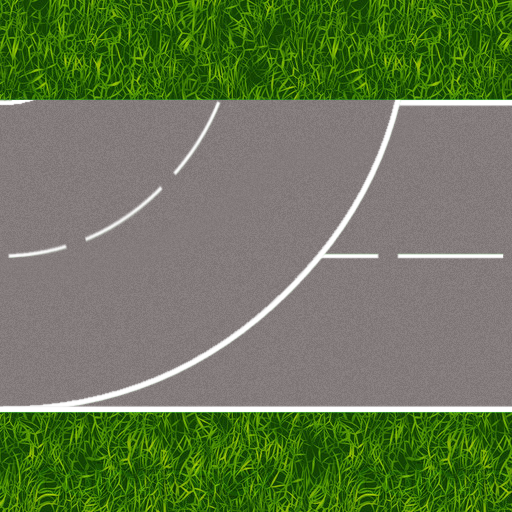
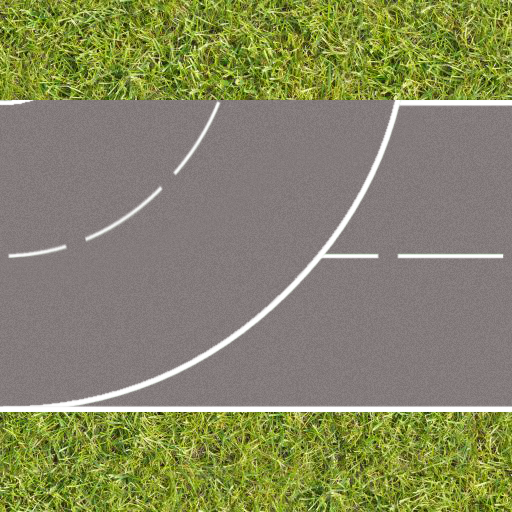
Layers edited between the first and the second w=512, h=512 image:
painted on "Layer 2" over <box>0,0,512,512</box>
